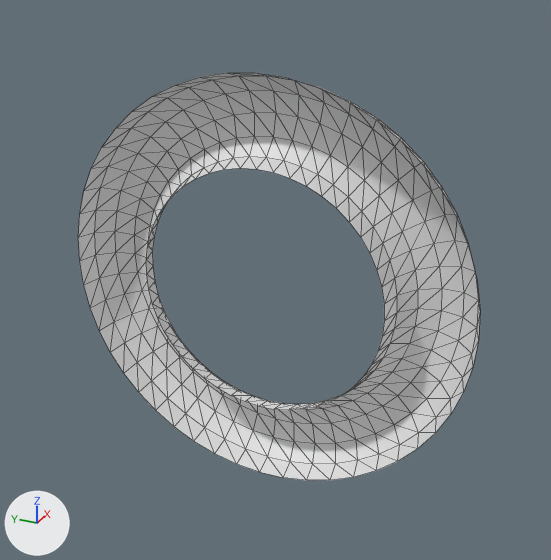
An edit to the glTF model Modelos/ShockWave.glb, drawn before and after from the same camera.
Camera for both pictures: a 50 mm camera at (-3.56, -1.71, 1.9) aimed at (0.09, -0.07, 0.08). Lighting does not change. The marker at lower left points along +X, +Y and +Z. The first picture is the older version. Mesh edges are drawn as thin lines. Where no turn or scale is listed for an object, it has been applied to the vertices. Vertices at exactly the same position are counted once.

Names of what the first picture shows: 'ShockWave'.
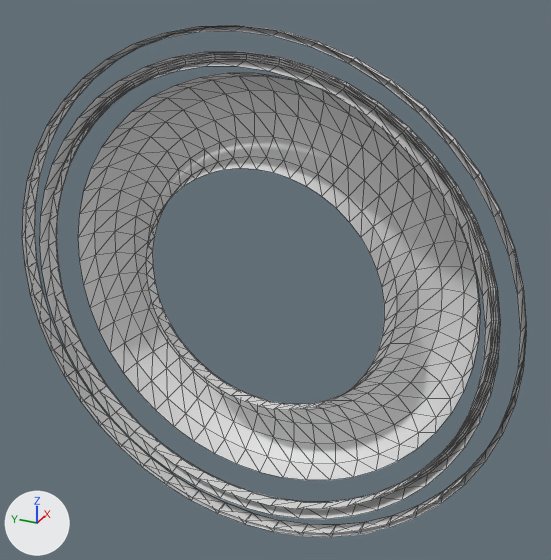
Pixel boxes [x1, y1, x2, y2] of what changed, in the pictures (551 x 560 px):
'ShockWave', reshaped (25% wider, 26% taller)
    before: [78, 73, 480, 480]
    after: [22, 25, 526, 537]
part 1 of me_shockwave_col, added
    after: [40, 52, 500, 519]
part 2 of me_shockwave_col, added
    after: [22, 25, 526, 537]

The change, as a diff of the scene's bpy script:
```diff
--- a/Modelos/ShockWave.glb.py
+++ b/Modelos/ShockWave.glb.py
@@ me_shockwave_col @@
 # used by ob_shockwave; location = (0.0, 0.0, 0.0)
-me_shockwave_col.from_pydata(...)  # 336 vertices, 576 faces; spans x 0.0..0.25, y -1.25..1.25, z -1.25..1.25
+me_shockwave_col.from_pydata(...)  # 1008 vertices, 1728 faces; spans x -0.21..0.25, y -1.5..1.5, z -1.5..1.5
+# me_shockwave_col part 1: a new loose piece of 336 vertices spanning x -0.2..-0.1, y -1.38..1.38, z -1.38..1.38
+# me_shockwave_col part 2: a new loose piece of 336 vertices spanning x -0.21..-0.12, y -1.5..1.5, z -1.5..1.5
```
